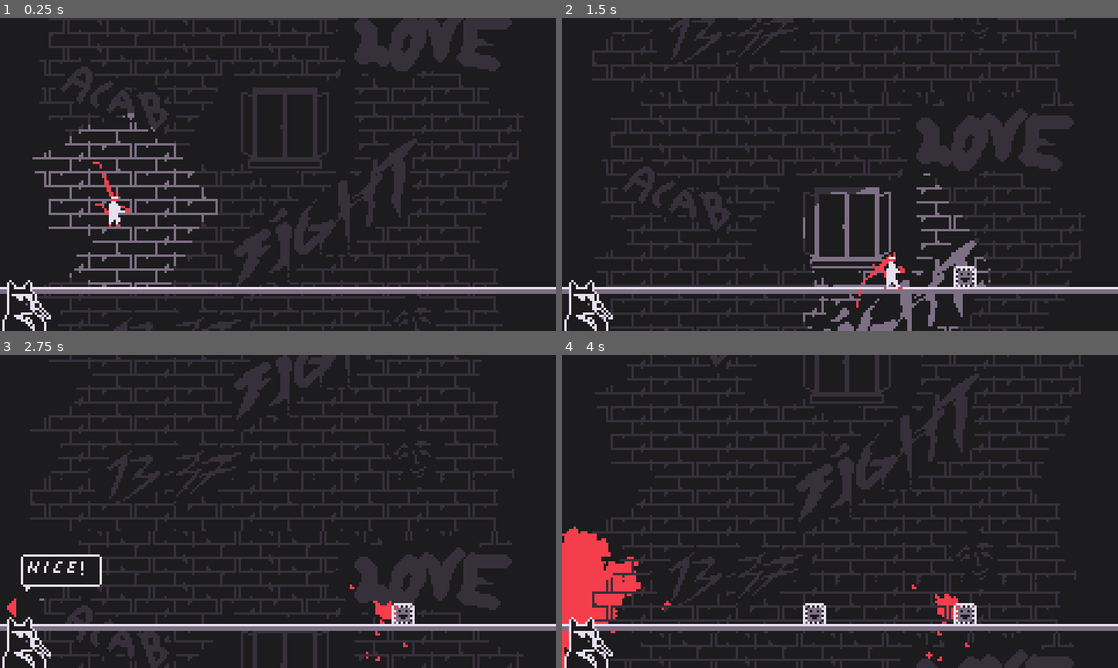
Above: before the commit, frames 1-4 (two rows, left to right).
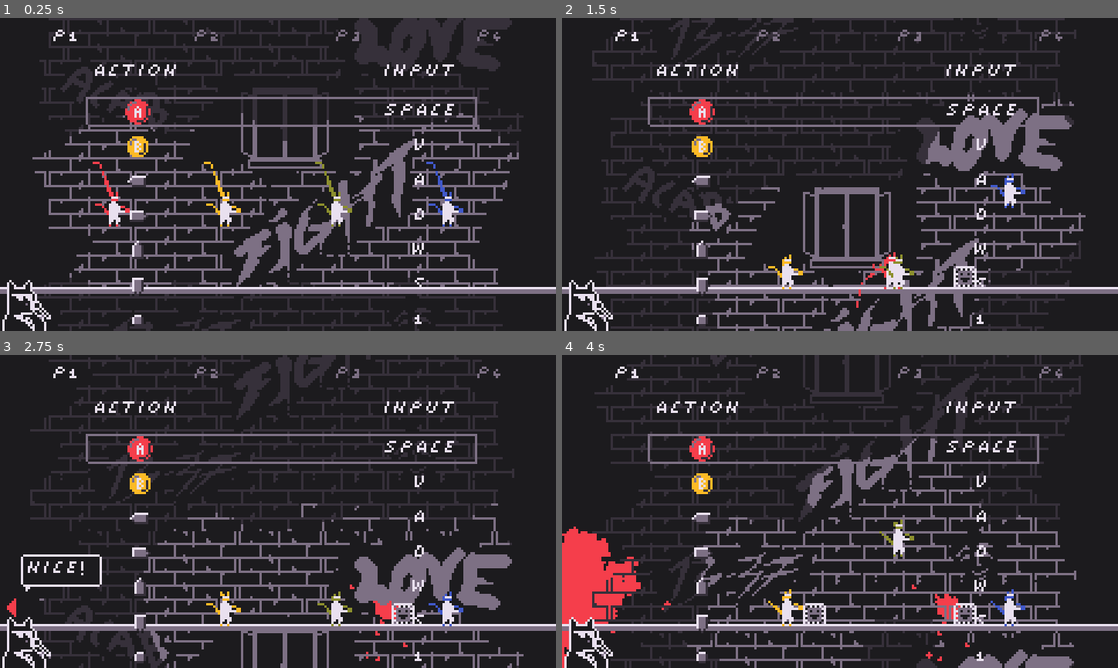
Above: after the commit, the same moments.

Repository: Daxidz/lospecjam01
Game: Godot game, scene res://src/fighter/Main.tscn
The game is run twice, just before and just after one commit, with the same random seed, the same clock (stepped at 60 frames per second) and the same inputs. The engine's default icon, where the game draws it, is replaced by a stand-in: a white triangle on a blue panel in a dark square.
Inputs (mouse positions are in pixels of both pictures, inside the frame that each line leads up to):
- Up to frame 1 (0.25 s): no input
- Up to frame 2 (1.5 s): tap Enter (ui_accept) at 0.5, 0.77, 1.07 s; move the mouse to (962, 158) at 0.52 s; hold Space (ui_accept0) 0.53-1.28 s; hold D (ui_right) from 0.53 s (still down); click (962, 158) at 0.67 s; tap Keypad 0 (ui_accept1) at 0.8, 1.35 s; move the mouse to (728, 190) at 1.27 s
- Up to frame 3 (2.75 s): tap Enter (ui_accept) at 1.52, 1.82 s; tap Keypad 1 (ui_accept2, bound only after the commit) at 1.55, 2.1 s; move the mouse to (333, 442) at 2.02 s; release D (ui_right) at 2.03 s; hold A (ui_left) from 2.03 s (still down); tap Keypad 8 (ui_accept2, bound only before the commit) at 2.3 s
- Up to frame 4 (4 s): move the mouse to (812, 574) at 2.77 s; release A (ui_left) at 2.78 s; hold D (ui_right) from 2.78 s (still down); tap Keypad 8 (ui_accept2, bound only before the commit) at 2.85 s; click (812, 574) at 2.92 s; tap Enter (ui_accept) at 3.02, 3.32, 3.77 s; tap 5 (ui_accept3) at 3.05, 3.6 s; move the mouse to (1006, 558) at 3.52 s; tap K (ui_down2, bound only before the commit) at 3.8 s

The runs differ from the first frame. In frame 1, 11% of the frame differs, in the area x 9-94%, y 3-99%; in frame 2, 9.0%; in frame 3, 11%; in frame 4, 11%, in the area x 9-93%, y 3-100%.

Commit message:
Scene switcher and buttons img

Diff:
--- a/project.godot
+++ b/project.godot
@@ -23,6 +23,10 @@
 config/name="LospecJam01"
 run/main_scene="res://src/fighter/Main.tscn"
 config/icon="res://icon.png"
+
+[autoload]
+
+SceneSwitcher="*res://src/SceneSwitcher.gd"
 
 [display]
 
--- /dev/null
+++ b/src/SceneSwitcher.gd
@@ -0,0 +1,22 @@
+extends Node
+
+var current_scene = null
+
+# Called when the node enters the scene tree for the first time.
+func _ready():
+	var root = get_tree().get_root()
+	current_scene = root.get_child(root.get_child_count()-1)
+
+
+func goto_scene(path: String):
+	call_deferred("_deferred_goto_scene", path)
+
+
+func _deferred_goto_scene(path: String):
+	current_scene.free()
+
+	var s = ResourceLoader.load(path)
+
+	current_scene = s.instance()
+	get_tree().get_root().add_child(current_scene)
+	get_tree().set_current_scene(current_scene)
--- a/src/fighter/Main.tscn
+++ b/src/fighter/Main.tscn
@@ -21,7 +21,6 @@
 position = Vector2( 1, 0 )
 script = ExtResource( 3 )
 pause_time = 0.08
-nb_players = 1
 inactive_time = 0.2
 
 [node name="Position2D" type="Position2D" parent="."]
@@ -86,7 +85,6 @@
 [node name="Music" type="AudioStreamPlayer" parent="."]
 
 [node name="InputMapper" parent="." instance=ExtResource( 6 )]
-visible = false
 margin_right = 240.0
 margin_bottom = 135.0
 
--- a/src/menu/InputMapper.gd
+++ b/src/menu/InputMapper.gd
@@ -1,7 +1,7 @@
 extends Control
 
 const MAX_PLAYER = 4
-const NB_INPUT = 5
+const NB_INPUT = 7
 
 
 var cur_player: int = 0
@@ -14,41 +14,50 @@
 var disabled: bool = true
 
 var profile0 = {
+	"ui_accept0": KEY_SPACE,
+	"ui_select0": KEY_V,
 	"ui_left0": KEY_A,
 	"ui_right0": KEY_D,
+	"ui_up0": KEY_W,
+	"ui_down0": KEY_S,
 	"ui_start0": KEY_1,
-	"ui_accept0": KEY_SPACE,
-	"ui_select0": KEY_V,
-	"ui_down0": KEY_S
 }
 
 var profile1 = {
+	"ui_accept1": KEY_KP_0,
+	"ui_select1": KEY_KP_PERIOD,
 	"ui_left1": KEY_LEFT,
 	"ui_right1": KEY_RIGHT,
+	"ui_up1": KEY_W,
+	"ui_down1": KEY_S,
 	"ui_start1": KEY_M,
-	"ui_accept1": KEY_KP_0,
-	"ui_select1": KEY_KP_PERIOD,
 }
 
 var profile2 = {
+	"ui_accept2": KEY_KP_1,
+	"ui_select2": KEY_KP_3,
 	"ui_left2": KEY_KP_4,
 	"ui_right2": KEY_KP_6,
+	"ui_up2": KEY_KP_8,
+	"ui_down2": KEY_S,
 	"ui_start2": KEY_I,
-	"ui_accept2": KEY_KP_8,
-	"ui_select2": KEY_QUOTELEFT,
 }
 
 var profile3 = {
+	"ui_accept3": KEY_5,
+	"ui_select3": KEY_6,
 	"ui_left3": KEY_2,
 	"ui_right3": KEY_3,
+	"ui_up3": KEY_T,
+	"ui_down3": KEY_Z,
 	"ui_start3": KEY_4,
-	"ui_accept3": KEY_5,
-	"ui_select3": KEY_6,
 }
 
 var players_config = [profile0, profile1, profile2, profile3]
 
 func open():
+	cur_input = 0
+	cur_player = 0
 	visible = true
 	disabled = false
 	for l in $VBoxContainer/InputLines.get_children():
--- a/src/menu/InputMapper.tscn
+++ b/src/menu/InputMapper.tscn
@@ -1,11 +1,17 @@
-[gd_scene load_steps=7 format=2]
+[gd_scene load_steps=13 format=2]
 
 [ext_resource path="res://src/menu/InputLine.tscn" type="PackedScene" id=1]
 [ext_resource path="res://assets/fonts/smashcat.tres" type="DynamicFont" id=2]
 [ext_resource path="res://src/menu/InputMapper.gd" type="Script" id=3]
 [ext_resource path="res://src/menu/InputLines.gd" type="Script" id=4]
-[ext_resource path="res://assets/img/menu/boutons.png" type="Texture" id=5]
+[ext_resource path="res://assets/img/menu/RIGHT.png" type="Texture" id=5]
 [ext_resource path="res://src/menu/KeyMapper.gd" type="Script" id=6]
+[ext_resource path="res://assets/img/menu/START.png" type="Texture" id=7]
+[ext_resource path="res://assets/img/menu/B.png" type="Texture" id=8]
+[ext_resource path="res://assets/img/menu/LEFT.png" type="Texture" id=9]
+[ext_resource path="res://assets/img/menu/A.png" type="Texture" id=10]
+[ext_resource path="res://assets/img/menu/DOWN.png" type="Texture" id=11]
+[ext_resource path="res://assets/img/menu/UP.png" type="Texture" id=12]
 
 [node name="InputMapper" type="Control"]
 pause_mode = 2
@@ -19,6 +25,7 @@
 }
 
 [node name="ColorRect" type="ColorRect" parent="."]
+visible = false
 anchor_right = 1.0
 anchor_bottom = 1.0
 color = Color( 0.113725, 0.109804, 0.121569, 1 )
@@ -37,7 +44,7 @@
 
 [node name="PlayerSelect" type="HBoxContainer" parent="VBoxContainer"]
 margin_right = 240.0
-margin_bottom = 6.0
+margin_bottom = 5.0
 alignment = 1
 
 [node name="P1" type="Label" parent="VBoxContainer/PlayerSelect"]
@@ -86,13 +93,14 @@
 }
 
 [node name="Labels" type="HBoxContainer" parent="VBoxContainer"]
-margin_top = 15.0
+margin_top = 7.0
 margin_right = 240.0
-margin_bottom = 21.0
+margin_bottom = 15.0
 
 [node name="Action" type="Label" parent="VBoxContainer/Labels"]
+margin_top = 1.0
 margin_right = 118.0
-margin_bottom = 6.0
+margin_bottom = 7.0
 size_flags_horizontal = 3
 custom_fonts/font = ExtResource( 2 )
 custom_colors/font_color = Color( 0.917647, 0.882353, 0.941176, 1 )
@@ -102,8 +110,9 @@
 
 [node name="Input" type="Label" parent="VBoxContainer/Labels"]
 margin_left = 122.0
+margin_top = 1.0
 margin_right = 240.0
-margin_bottom = 6.0
+margin_bottom = 7.0
 size_flags_horizontal = 3
 custom_fonts/font = ExtResource( 2 )
 custom_colors/font_color = Color( 0.917647, 0.882353, 0.941176, 1 )
@@ -112,40 +121,45 @@
 uppercase = true
 
 [node name="InputLines" type="VBoxContainer" parent="VBoxContainer"]
-margin_top = 30.0
+margin_top = 23.0
 margin_right = 240.0
-margin_bottom = 146.0
+margin_bottom = 131.0
 script = ExtResource( 4 )
 
 [node name="A" parent="VBoxContainer/InputLines" instance=ExtResource( 1 )]
-margin_bottom = 16.0
+margin_bottom = 11.0
 focus_mode = 0
-texture = ExtResource( 5 )
+texture = ExtResource( 10 )
 
 [node name="B" parent="VBoxContainer/InputLines" instance=ExtResource( 1 )]
-margin_top = 20.0
-margin_bottom = 36.0
-texture = ExtResource( 5 )
+margin_top = 15.0
+margin_bottom = 26.0
+texture = ExtResource( 8 )
 
 [node name="LEFT" parent="VBoxContainer/InputLines" instance=ExtResource( 1 )]
-margin_top = 40.0
+margin_top = 30.0
+margin_bottom = 41.0
+texture = ExtResource( 9 )
+
+[node name="RIGHT" parent="VBoxContainer/InputLines" instance=ExtResource( 1 )]
+margin_top = 45.0
 margin_bottom = 56.0
 texture = ExtResource( 5 )
 
-[node name="RIGHT" parent="VBoxContainer/InputLines" instance=ExtResource( 1 )]
+[node name="UP" parent="VBoxContainer/InputLines" instance=ExtResource( 1 )]
 margin_top = 60.0
-margin_bottom = 76.0
-texture = ExtResource( 5 )
+margin_bottom = 71.0
+texture = ExtResource( 12 )
 
 [node name="DOWN" parent="VBoxContainer/InputLines" instance=ExtResource( 1 )]
-margin_top = 80.0
-margin_bottom = 96.0
-texture = ExtResource( 5 )
+margin_top = 75.0
+margin_bottom = 86.0
+texture = ExtResource( 11 )
 
 [node name="START" parent="VBoxContainer/InputLines" instance=ExtResource( 1 )]
-margin_top = 100.0
-margin_bottom = 116.0
-texture = ExtResource( 5 )
+margin_top = 90.0
+margin_bottom = 101.0
+texture = ExtResource( 7 )
 
 [node name="KeyMapper" type="Node" parent="."]
 script = ExtResource( 6 )
--- a/src/menu/MenuPrincipal.tscn
+++ b/src/menu/MenuPrincipal.tscn
@@ -36,9 +36,11 @@
 
 [node name="Panneau2" parent="." instance=ExtResource( 1 )]
 position = Vector2( 178, 121 )
+next_scene = "res://src/fighter/Main.tscn"
 
 [node name="Panneau3" parent="." instance=ExtResource( 1 )]
 position = Vector2( 208, 55 )
 
 [node name="Panneau" parent="." instance=ExtResource( 1 )]
 position = Vector2( 23, 84 )
+next_scene = "res://src/menu/InputMapper.tscn"
--- a/src/menu/PanneauPlay.gd
+++ b/src/menu/PanneauPlay.gd
@@ -3,6 +3,11 @@
 var velocity: Vector2
 #var knockback_power: int = 50
 var hit_power: int = 80
+
+export var next_scene: String = ""
+var is_punched: bool = false
+
+export var time_to_next: float = 2.0
 
 func get_punched(enemy_pos, knockback_power):
 	var punch_vec: Vector2 = position-enemy_pos
@@ -20,9 +25,19 @@
 	$Panneau.apply_central_impulse(velocity)
 	$Panneau.apply_torque_impulse(0.5)
 
-	print("PUUUUNCH")
+	if !is_punched:
+		is_punched = true
+		$NextSceneTimer.start(time_to_next)
+
+
 
 
 func _process(delta):
 	$Line2D.set_point_position(0, $StaticBody2D.position)
 	$Line2D.set_point_position(1, $Panneau.position)
+
+
+
+func _on_NextSceneTimer_timeout():
+	if next_scene != "":
+		SceneSwitcher.goto_scene(next_scene)
--- a/src/menu/PanneauPlay.tscn
+++ b/src/menu/PanneauPlay.tscn
@@ -44,3 +44,8 @@
 [node name="CollisionShape2D" type="CollisionShape2D" parent="Panneau/Hurbox"]
 position = Vector2( 0, -3 )
 shape = SubResource( 1 )
+
+[node name="NextSceneTimer" type="Timer" parent="."]
+one_shot = true
+
+[connection signal="timeout" from="NextSceneTimer" to="." method="_on_NextSceneTimer_timeout"]
Binary file added: assets/img/menu/A.png
Not shown, added: assets/img/menu/A.png.import
Binary file added: assets/img/menu/B.png
Not shown, added: assets/img/menu/B.png.import
Binary file added: assets/img/menu/DOWN.png
Not shown, added: assets/img/menu/DOWN.png.import
Binary file added: assets/img/menu/LEFT.png
Not shown, added: assets/img/menu/LEFT.png.import
Binary file added: assets/img/menu/RIGHT.png
Not shown, added: assets/img/menu/RIGHT.png.import
Binary file added: assets/img/menu/START.png
Not shown, added: assets/img/menu/START.png.import
(and 5 more such lines)
